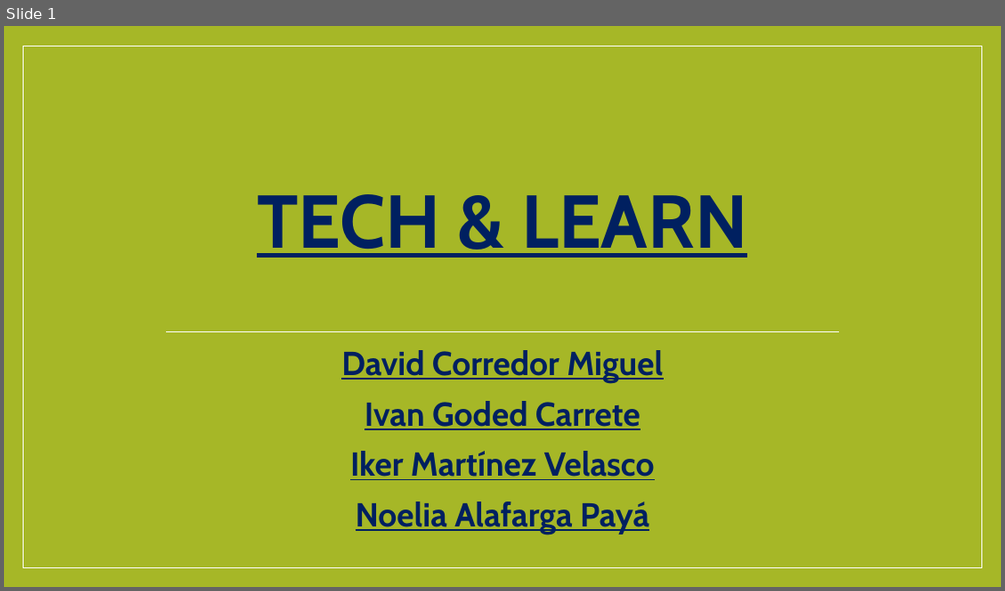
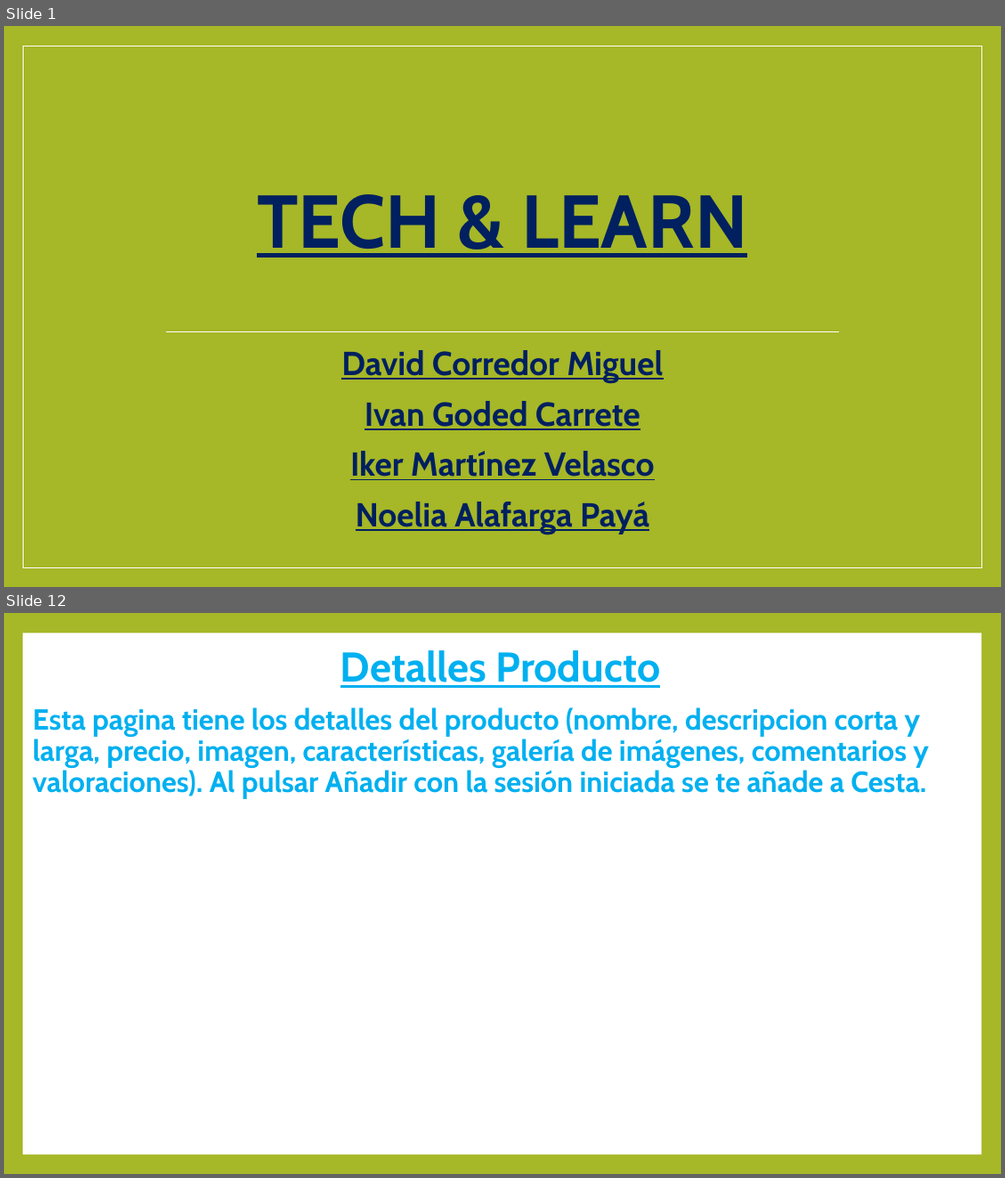
Before and after one commit to DavidCorredorMiguel/proyectogrupo2, a slide deck: Presentacion Tech Learn.pptx. Shown one above the other, each under a label of ours: slide 1 before the commit, slides 1 and 12 after it; the slides between them are not shown. The pictures are 1005x591 and 1005x1178 pixels, drawn with LibreOffice and Linux fonts; fonts in the diff are those of the drawing. Boxes give left, top, right and bottom in pixels: in the first picture for what was removed or moved away, otherwise in the second. Text is boxed around its words. In the diff, an @@ line names an element or a change of style, - is before the commit and + after.

```diff
--- a/Presentacion Tech Learn.pptx
+++ b/Presentacion Tech Learn.pptx
@@ slide 12 added at box(4, 613, 1001, 1174), background #A6B727 @@
@@ rectangle added at box(23, 633, 981, 1154), fill #FFFFFF @@
@@ title added at box(340, 650, 661, 688), 40 pt, text #00B0F0, bold, underline @@
+Detalles Producto
@@ text added at box(32, 707, 929, 799), 28 pt, text #00B0F0, bold @@
+Esta pagina tiene los detalles del producto (nombre, descripcion corta y larga, precio, imagen, características, galería de imágenes, comentarios y valoraciones). Al pulsar Añadir con la sesión iniciada se te añade a Cesta.
```
Also in this commit, not shown: 6 slides changed, 10 other slides added, 3 slides removed, 7 other files.
